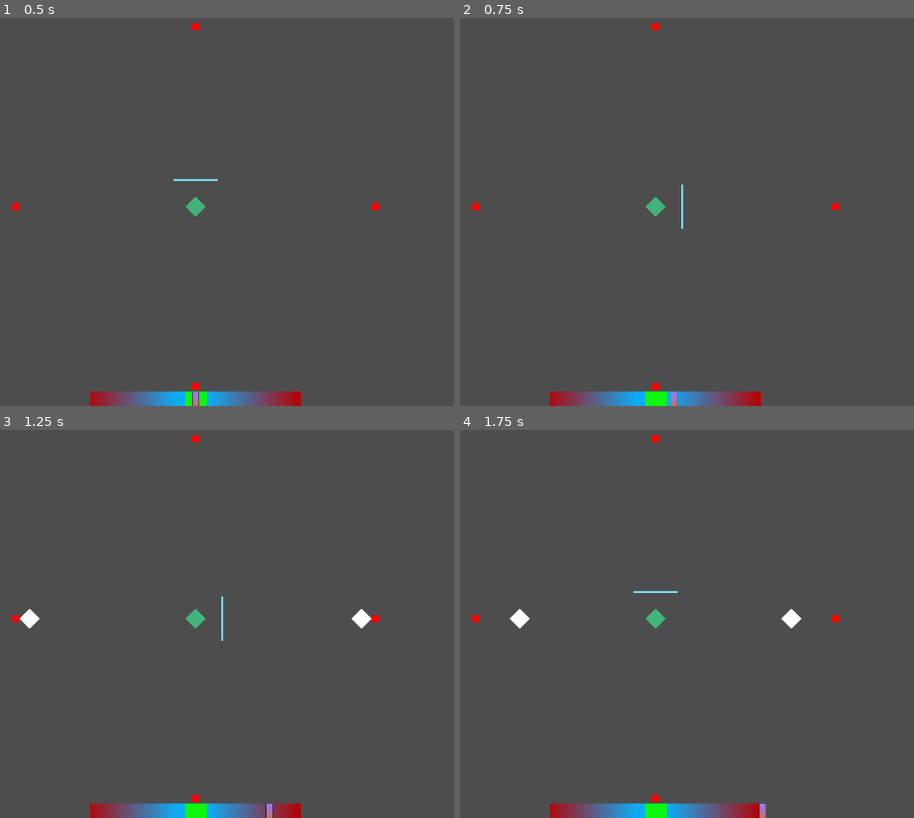
Above: before the commit, frames 1-4 (two rows, left to right).
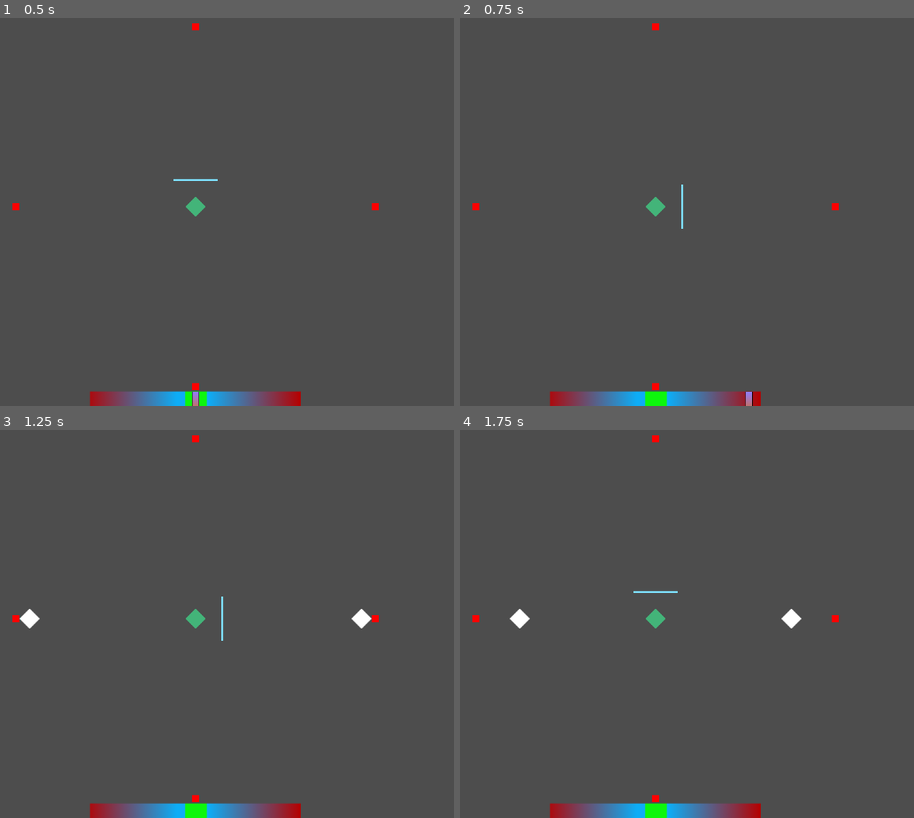
Above: after the commit, the same moments.

Repository: BluePolar282/Jame-Gam-58-2
Game: Godot game, scene res://Jame-Gam-58/Utilities/scenes/main_scene.tscn
The game is run twice, just before and just after one commit, with the same random seed, the same clock (stepped at 60 frames per second) and the same inputs.
Inputs (mouse positions are in pixels of both pictures, inside the frame that each line leads up to):
- Up to frame 1 (0.5 s): no input
- Up to frame 2 (0.75 s): tap Enter at 0.5 s; move the mouse to (809, 184) at 0.52 s; hold D (right) from 0.53 s (still down)
- Up to frame 3 (1.25 s): keep holding D (right)
- Up to frame 4 (1.75 s): move the mouse to (514, 639) at 1.27 s; release D (right) at 1.28 s; hold W (down) from 1.28 s (still down)

Frame 1 is identical in both runs. In frame 2, 0.1% of the frame differs, in the area x 46-65%, y 96-100%; in frame 3, less than 0.1%; in frame 4, less than 0.1%.

Commit message:
changed values

Diff:
--- a/Jame-Gam-58/Utilities/scripts/balanceBar.gd
+++ b/Jame-Gam-58/Utilities/scripts/balanceBar.gd
@@ -4,7 +4,7 @@
 var velocity = 0.0
 var last_mouse_pos = Vector2.ZERO
 const GRAVITY = 3.0
-const MOUSE_FORCE = 0.5
+const MOUSE_FORCE = 2.5
 
 func _ready():
 	last_mouse_pos = get_local_mouse_position()
